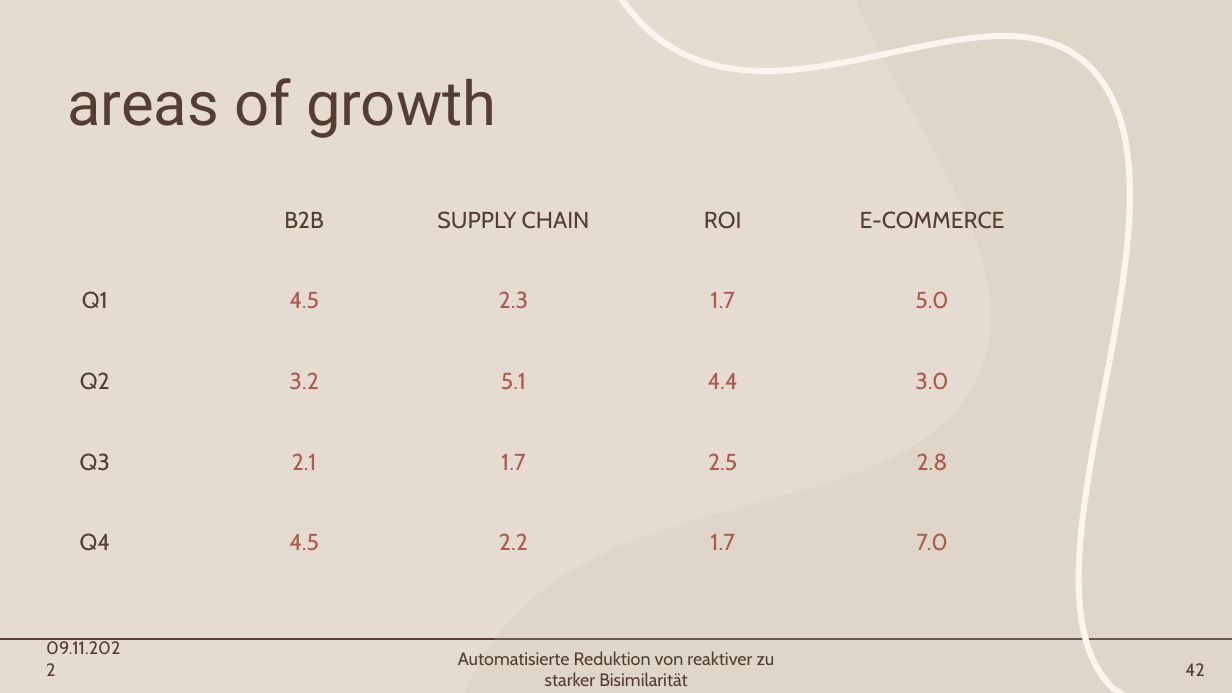
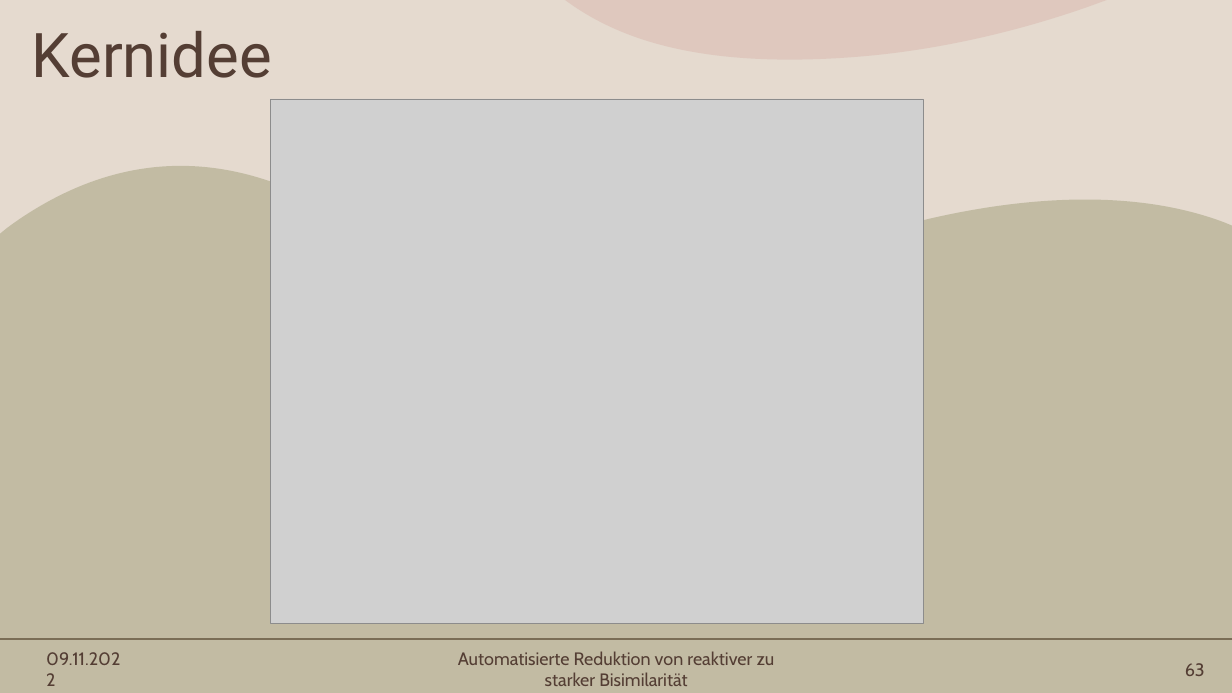
Before and after one commit to Mieneas/Automatisierte-Reduktion-von-reaktiver-zu-starker-Bisimilaritaet, a slide deck: slide 63 of thesis/FoKo-presentation/Automatisierte Reduktion von reaktiver zu starker Bisimilarität.pptx (slide 42 before the commit). Drawn at 1232x693 pixels with LibreOffice and Linux fonts; fonts in the diff are those of the drawing; grey boxes stand for pictures. Boxes give left, top, right and bottom in pixels: in the first picture for what was removed or moved away, otherwise in the second. Text is boxed around its words. In the diff, an @@ line names an element or a change of style, - is before the commit and + after.

```diff
--- a/thesis/FoKo-presentation/Automatisierte Reduktion von reaktiver zu starker Bisimilarität.pptx
+++ b/thesis/FoKo-presentation/Automatisierte Reduktion von reaktiver zu starker Bisimilarität.pptx
@@ background #E6DBD0 to #E5DACF @@
@@ freeform shape removed at <box>465,0,1232,693</box> @@
@@ freeform shape added at <box>565,0,1106,60</box>, fill #CF9B92 at 27% opacity @@
@@ freeform shape removed at <box>620,0,1130,693</box> @@
@@ title added at <box>32,31,272,78</box>, 48 pt, text #543E34 @@
+Kernidee
@@ title removed at <box>67,78,496,138</box> @@
-areas of growth
@@ picture added at <box>270,99,923,624</box> @@
@@ freeform shape added at <box>0,165,1232,693</box>, fill #A09D79 at 50% opacity @@
@@ table removed at <box>0,180,1039,583</box>, 5 rows, 5 columns @@
- | B2B | SUPPLY CHAIN | ROI | E-COMMERCE
-Q1 | 4.5 | 2.3 | 1.7 | 5.0
-Q2 | 3.2 | 5.1 | 4.4 | 3.0
-Q3 | 2.1 | 1.7 | 2.5 | 2.8
-Q4 | 4.5 | 2.2 | 1.7 | 7.0
@@ text "09.11.2022": place and size @@
-text "09.11.2022" at <box>46,639,120,654</box>
+text "09.11.2022" at <box>46,652,120,665</box>
@@ page number at <box>1185,663,1205,676</box>: text changed @@
-42
+63
```
Also in this commit, not shown: 8 other slides changed, 75 slides added, 1 slide removed, 3 other files.
